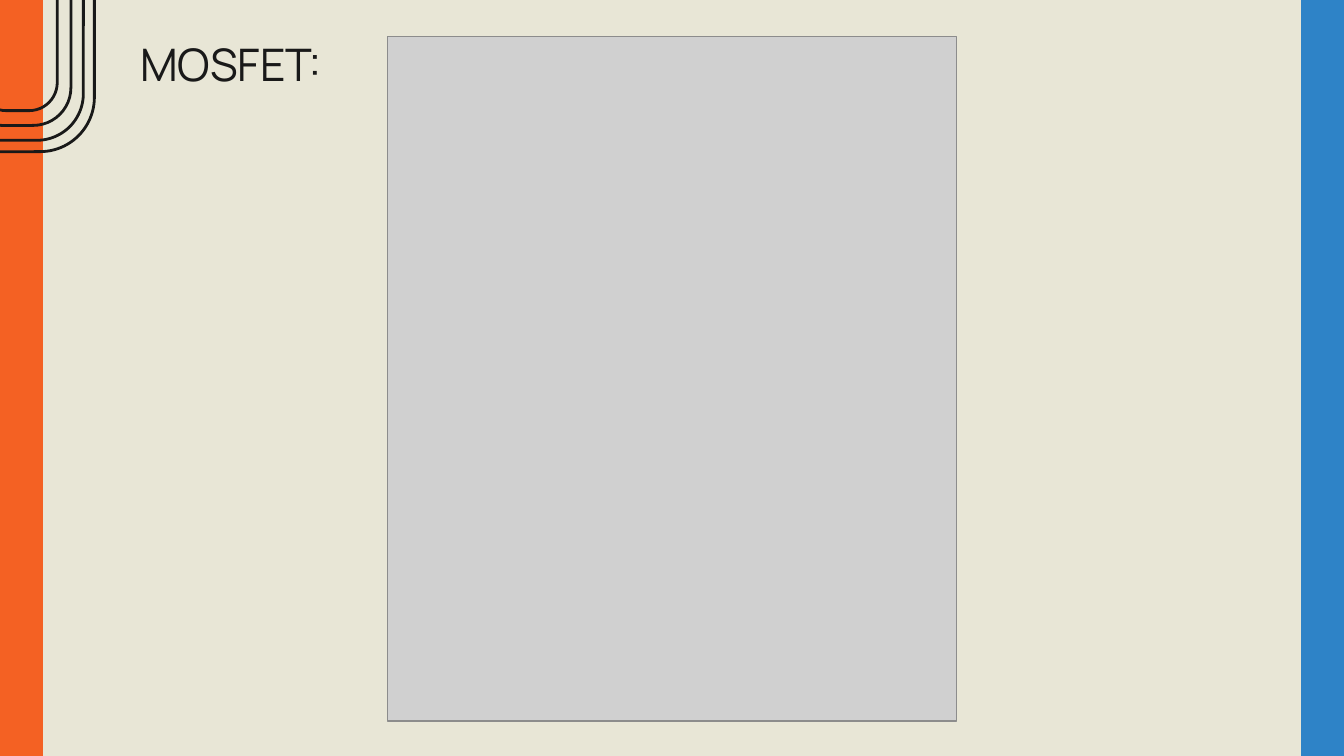
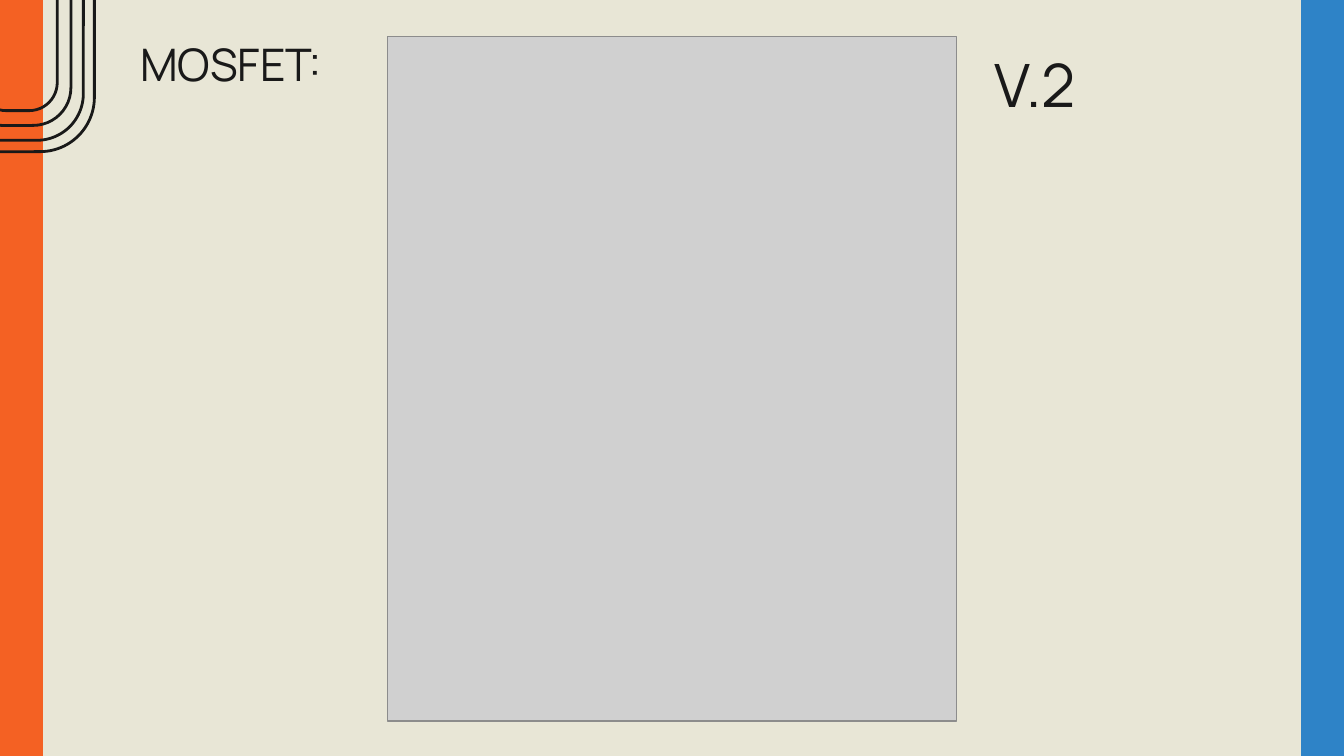
Before and after one commit to EDD2526/edd-project-grup-dijous-dj_d_seients, a slide deck: slide 17 of EINES DE DISSENY – PROJECTE V.5.pptx. Drawn at 1344x756 pixels with LibreOffice and Linux fonts; fonts in the diff are those of the drawing; grey boxes stand for pictures. Boxes give left, top, right and bottom in pixels: in the first picture for what was removed or moved away, otherwise in the second. Text is boxed around its words. In the diff, an @@ line names an element or a change of style, - is before the commit and + after.

```diff
--- a/EINES DE DISSENY – PROJECTE V.5.pptx
+++ b/EINES DE DISSENY – PROJECTE V.5.pptx
@@ text added at bbox=[994, 63, 1076, 107], 32 pt, text #191919 @@
+V.2
```
Also in this commit, not shown: 3 other slides changed, 3 slides added, 1 slide removed, 1 other file.
